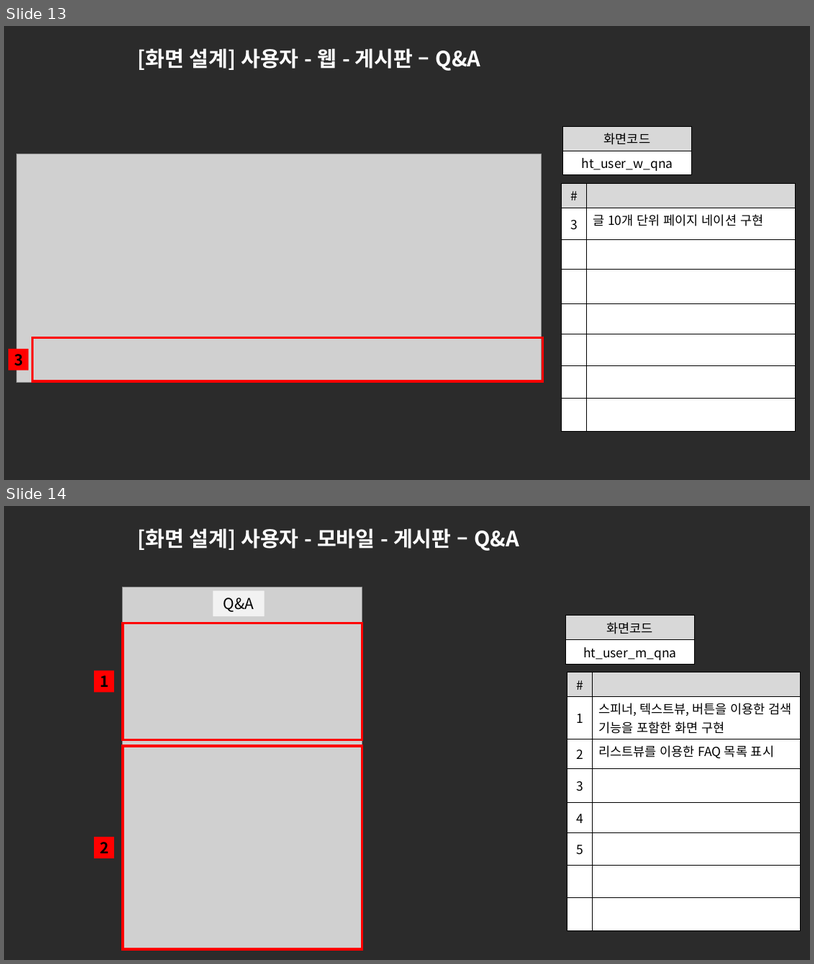
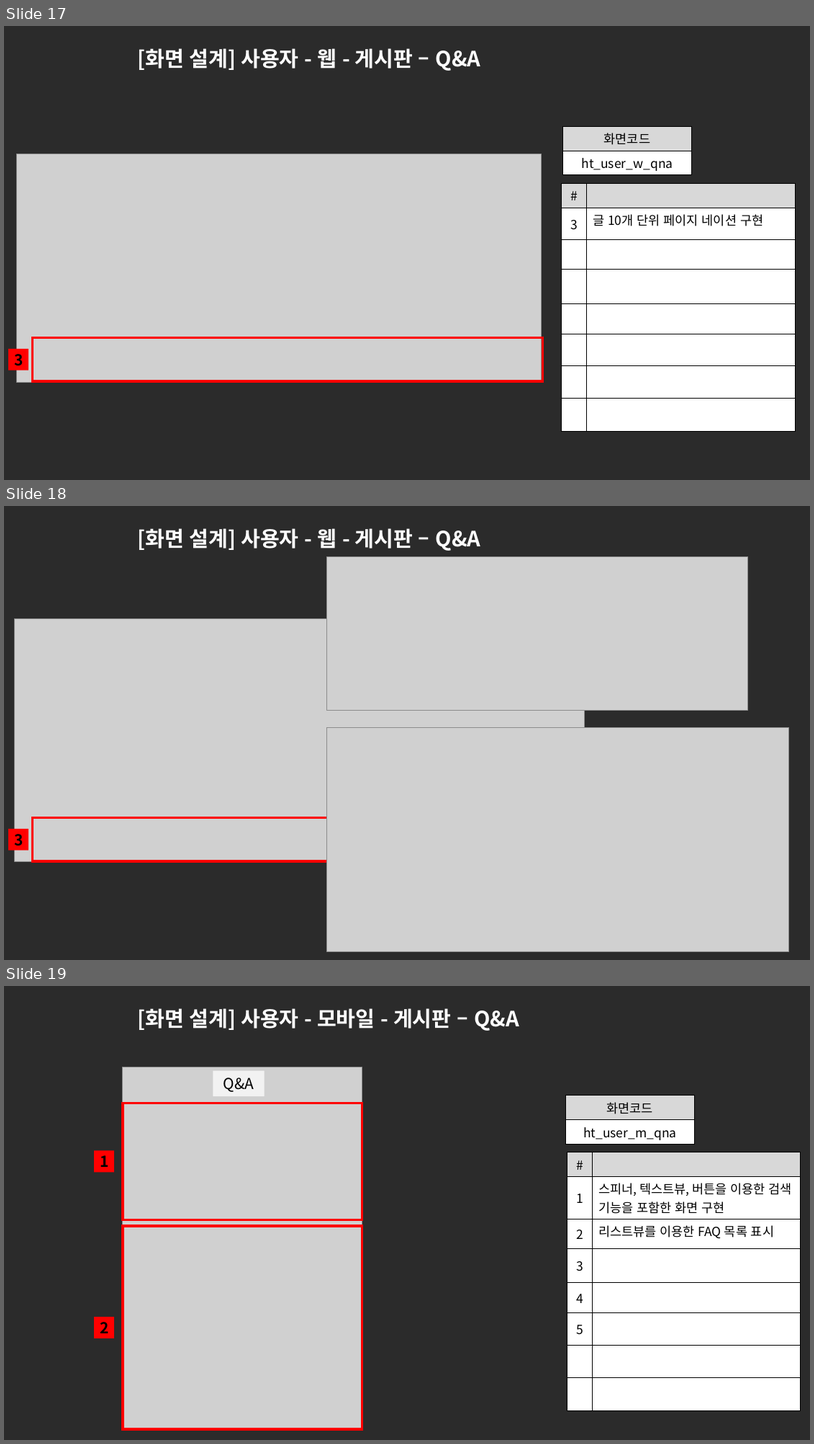
Before and after one commit to ezenteam2/e-Zone, a slide deck: 0 발표용 파워포인트/project05 - 파워포인트 종합 - 현태.pptx. Shown one above the other, each under a label of ours: slides 13 and 14 before the commit, slides 17, 18 and 19 after it. The pictures are 814x964 and 814x1444 pixels, drawn with LibreOffice and Linux fonts; fonts in the diff are those of the drawing; grey boxes stand for pictures; background and template pictures are left out; a plain dark background stands for a picture behind light text. Boxes give left, top, right and bottom in pixels: in the first picture for what was removed or moved away, otherwise in the second. Text is boxed around its words. In the diff, an @@ line names an element or a change of style, - is before the commit and + after.

```diff
--- a/0 발표용 파워포인트/project05 - 파워포인트 종합 - 현태.pptx
+++ b/0 발표용 파워포인트/project05 - 파워포인트 종합 - 현태.pptx
@@ slide 18 added at <box>4,506,810,960</box>, background picture (left out) @@
@@ title added at <box>137,528,481,551</box>, 25 pt, text #FFFFFF, bold @@
+[화면 설계] 사용자 - 웹 - 게시판 – Q&A
@@ picture added at <box>327,557,748,710</box> @@
@@ picture added at <box>15,619,585,861</box> @@
@@ picture added at <box>327,728,790,952</box> @@
@@ rectangle added at <box>8,829,28,849</box>, fill #FF0000, 18 pt, text #000000, bold @@
+3
@@ rectangle added at <box>32,818,543,861</box>, outline #FF0000 3 pt @@
@@ what was slide 13 is now slide 17 @@
@@ what was slide 14 is now slide 19 @@
```
Also in this commit, not shown: 5 other slides added, 1 other file.
